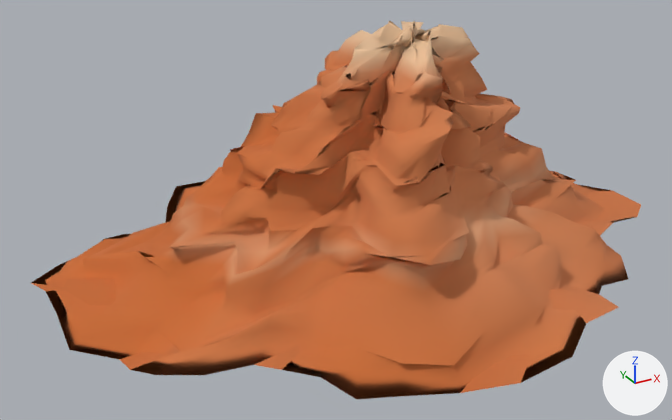
One commit to the glTF model public/desert-canyon/talus.glb: the scene before it, then after it.
The view is the same before and after, from a 50 mm lens placed at (-6.64, -10.93, 6.4), pointed at (-0.67, -0.06, 0.96). Arrows for +X, +Y and +Z are at lower right; the lights stay in place. The picture after the commit comes second.

Script lines for the objects in view, before the commit:
```python
me_mesh_0 = bpy.data.meshes.new('Mesh_0')
me_mesh_0.from_pydata(...)  # 1717 vertices, 3360 faces; spans x -4.84..4.84, y -3.83..3.83, z 0.0..3.64
me_mesh_0.materials.append(mat_material_0)
ob_talus = bpy.data.objects.new('talus', me_mesh_0)
ob_talus.location = (0.0, 0.0, 0.0)
```
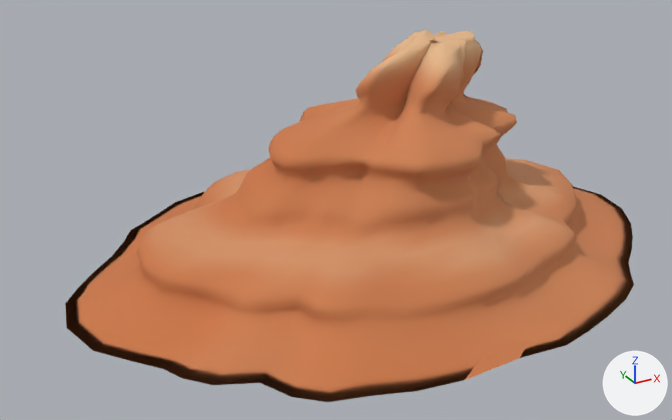
What changed in the scene script:
```text
Change me_mesh_0:
    used by ob_talus; location = (0.0, 0.0, 0.0)
    remove me_mesh_0.from_pydata(...)  # 1717 vertices, 3360 faces; spans x -4.84..4.84, y -3.83..3.83, z 0.0..3.64
    add me_mesh_0.from_pydata(...)  # 1717 vertices, 3360 faces; spans x -4.65..4.65, y -3.51..3.51, z 0.0..3.33
    me_mesh_0 part 1: 1717 of 1717 vertices moved; they spanned x -4.84..4.84, y -3.83..3.83, z 0.0..3.64 and now span x -4.65..4.65, y -3.51..3.51, z 0.0..3.33; mean shift (0.32, 0.04, -0.12)
    me_mesh_0 part 2: 3360 faces centred in x -4.72..4.71, y -3.7..3.7, z 0.08..3.57 are repainted in the vertex colours; the middle colour goes from orange #ce7a49 to orange #ce8255
```

Pixel boxes (x1, y1, x2, y2) of what changed, in the pictures (672 x 420 px; the box of a moved part takes in the faces that stretch with it):
'talus', reshaped, recoloured (7% narrower): before (31, 21, 641, 399); after (65, 30, 634, 402)
part 1 of me_mesh_0, moved or reshaped: before (31, 21, 641, 399); after (65, 30, 634, 402)
part 2 of me_mesh_0, recoloured: before (31, 21, 641, 399); after (65, 30, 634, 402)
